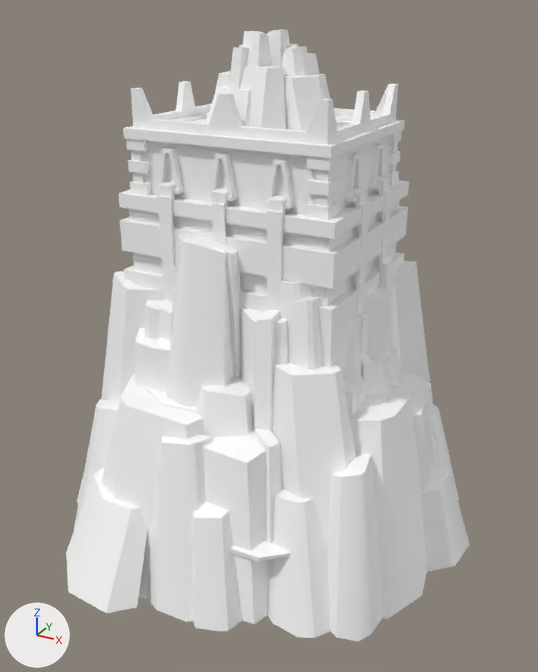
The FBX model Assets/Models/Undead/LargeLess_SF_Bld_Undead_Castle_Keep.fbx, before and after one commit.
Rendered twice from a 50 mm lens placed at (14.5, -26.2, 18.7), pointed at (0.3, -0.3, 5.8). The lights are fixed; the arrows at lower left show +X, +Y and +Z. Where no turn or scale is listed for an object, it has been applied to the vertices.

Names of what the first picture shows: 'SF_Bld_Undead_Castle_Keep'.
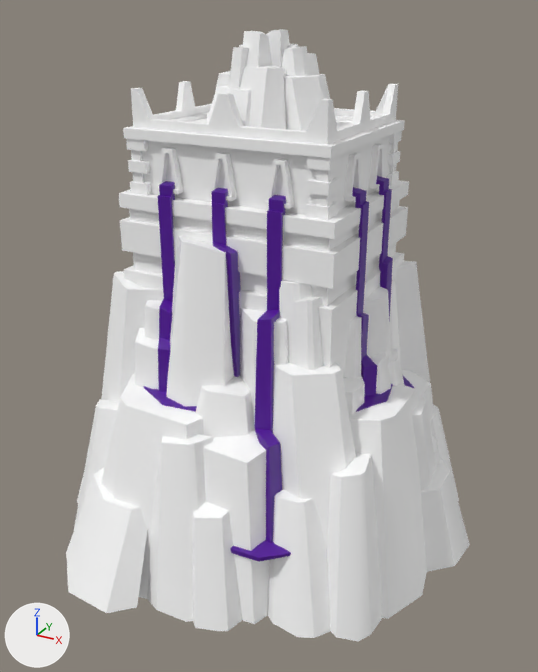
What differs and where, as boxes (x1, y1, x2, y2) in the pictures (538 x 672 px):
part 1 of me_mesh, recoloured (white to purple): (143, 176, 414, 562) in both

Patch to the scene script:
```diff
--- a/Assets/Models/Undead/LargeLess_SF_Bld_Undead_Castle_Keep.fbx.py
+++ b/Assets/Models/Undead/LargeLess_SF_Bld_Undead_Castle_Keep.fbx.py
@@ mat_lambert19 @@
+mat_lambert19 = principled_material('lambert19')
+mat_lambert19.base_color = (0.0799, 0.0, 0.305)  # purple #500096
@@ me_mesh @@
 me_mesh.from_pydata(...)  # 1748 vertices, 2360 faces; spans x -9.5..9.5, y -9.7..9.7, z -4.5..18.0
 # used by ob_sf_bld_undead_castle_keep; location = (0.0, 0.0, 0.0)
+# me_mesh part 1: 526 of the faces centred in x -6.4..6.4, y -7.1..6.0, z -0.1..15.6 switch from mat_pasted__pasted__lambert15 (its picture is missing) to mat_lambert19 (purple #500096)
```
